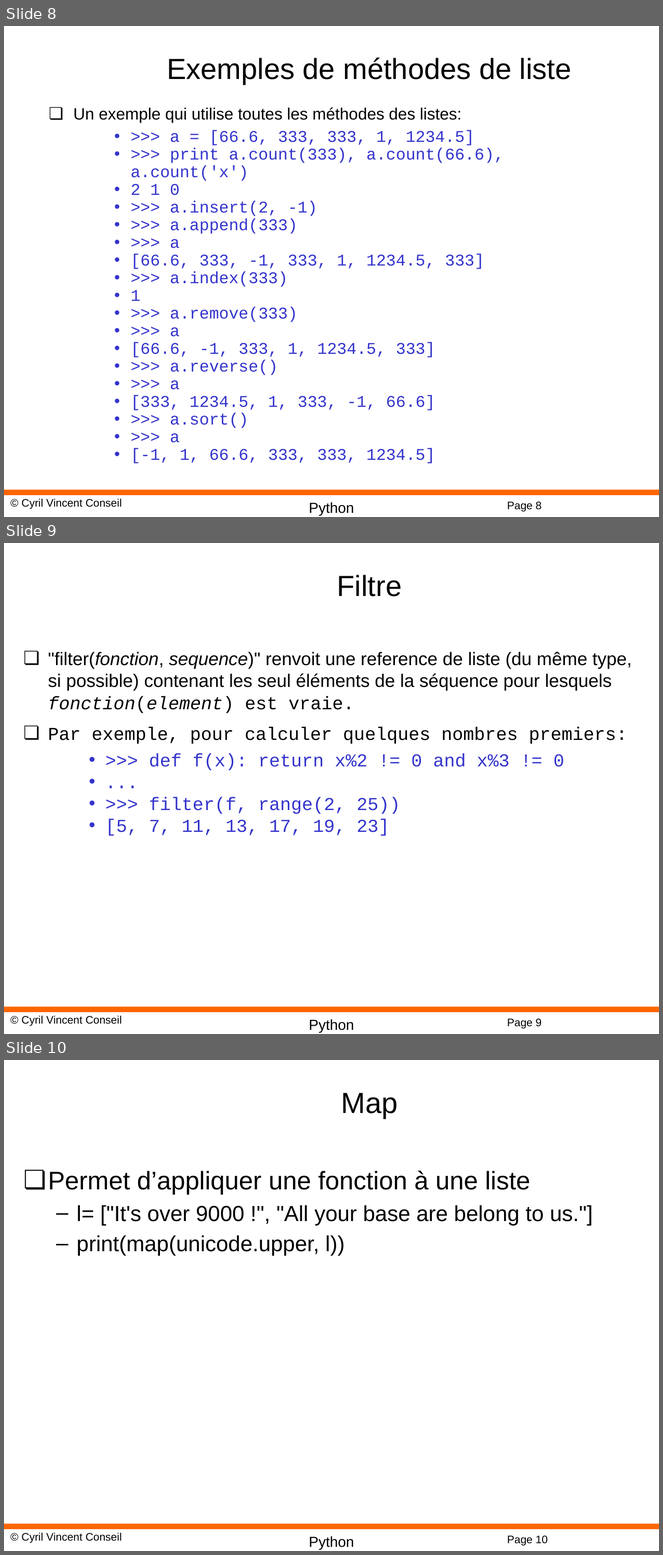
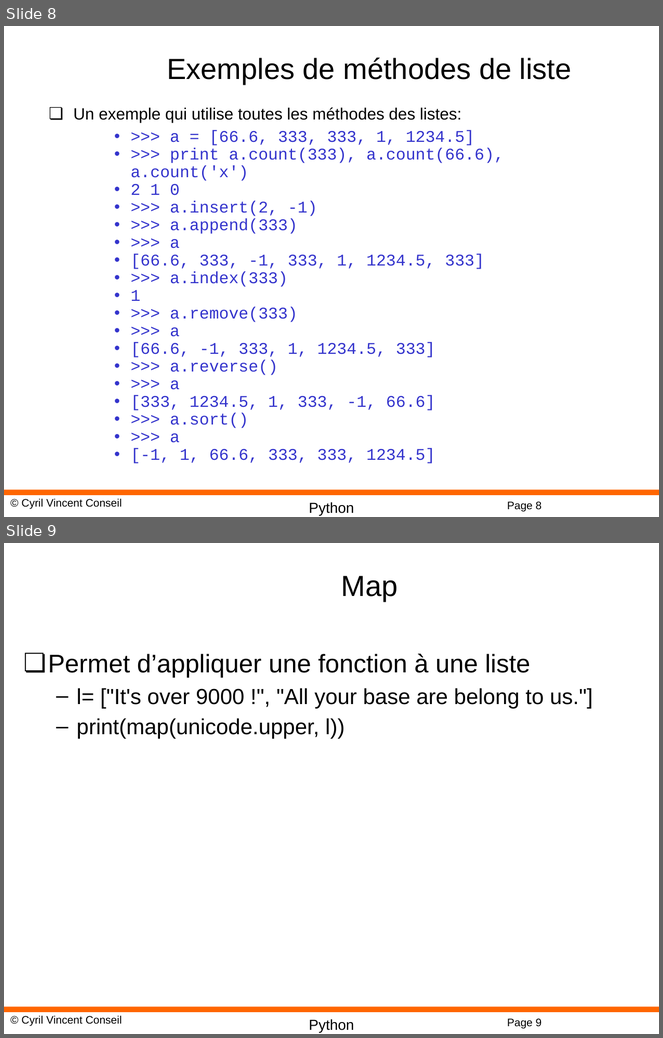
Before and after one commit to cyrilvincent/python, a slide deck: ppt/Python07-ComplexTypes.pptx. Shown one above the other, each under a label of ours: slides 8, 9 and 10 before the commit, slides 8 and 9 after it. The pictures are 663x1555 and 663x1038 pixels, drawn with LibreOffice and Linux fonts; fonts in the diff are those of the drawing; background and template pictures are left out. Boxes give left, top, right and bottom in pixels: in the first picture for what was removed or moved away, otherwise in the second. Text is boxed around its words. In the diff, an @@ line names an element or a change of style, - is before the commit and + after.

```diff
--- a/ppt/Python07-ComplexTypes.pptx
+++ b/ppt/Python07-ComplexTypes.pptx
@@ slide 9 removed at box(4, 543, 659, 1034), background #FFFFFF; not listed: 4 template elements that a slide beside it also shows @@
@@ title removed at box(337, 575, 402, 597) @@
-Filtre
@@ text removed at box(48, 652, 632, 836) @@
-❏ "filter(fonction, sequence)" renvoit une reference de liste (du même type, si possible) contenant les seul éléments de la séquence pour lesquels fonction(element) est vraie.
-❏ Par exemple, pour calculer quelques nombres premiers:
-    • >>> def f(x): return x%2 != 0 and x%3 != 0
-    • ...
-    • >>> filter(f, range(2, 25))
-    • [5, 7, 11, 13, 17, 19, 23]
@@ what was slide 10 is now slide 9 @@
@@ page number at box(507, 1019, 542, 1029): text changed @@
-Page 10
+Page 9
```
Also in this commit, not shown: 3 other files.
